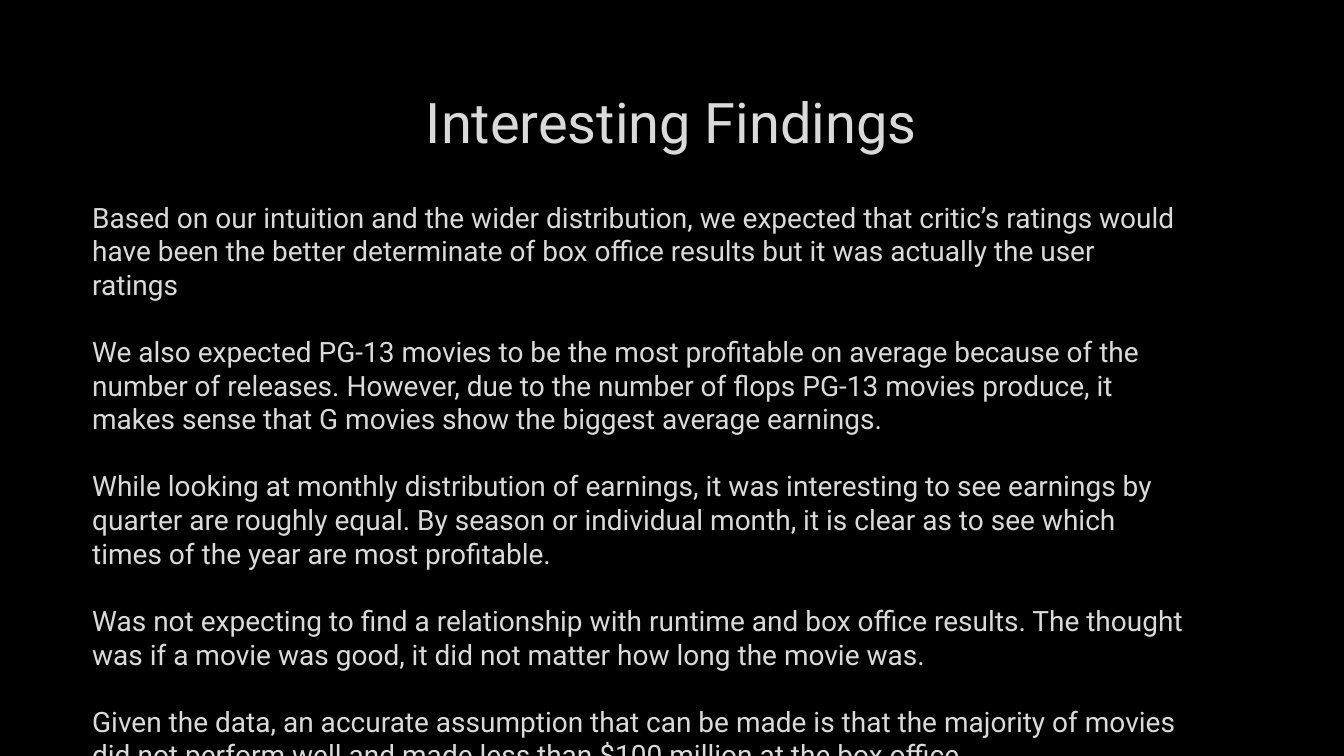
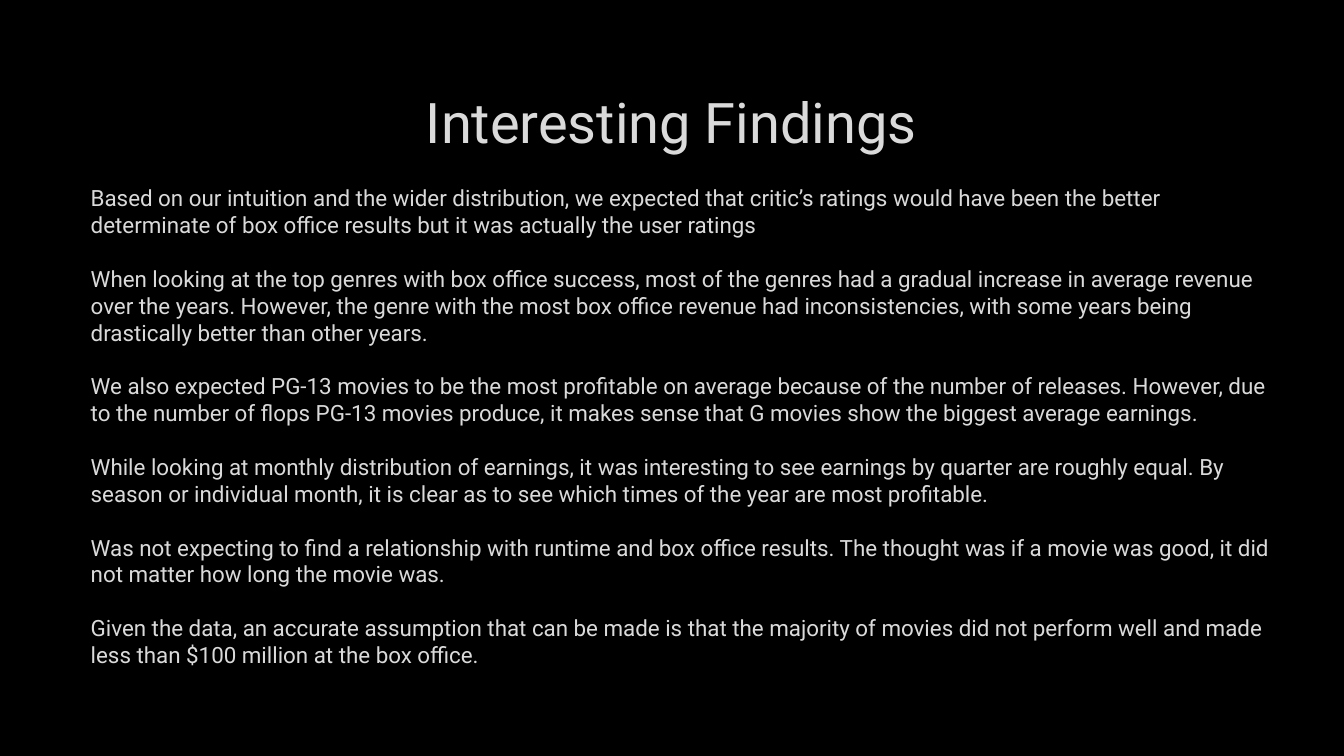
Before and after one commit to Mpalmese/ProjectRepo, a slide deck: slide 8 of Powerpoint/Presentation.pptx. Drawn at 1344x756 pixels with LibreOffice and Linux fonts; fonts in the diff are those of the drawing; background and template pictures are left out. Boxes give left, top, right and bottom in pixels: in the first picture for what was removed or moved away, otherwise in the second. Text is boxed around its words. In the diff, an @@ line names an element or a change of style, - is before the commit and + after.

```diff
--- a/Powerpoint/Presentation.pptx
+++ b/Powerpoint/Presentation.pptx
@@ text "Based on our intuition and ..." moved from (x1=92, y1=207, x2=1182, y2=738) to (x1=91, y1=189, x2=1269, y2=666) @@
@@ text at (x1=91, y1=189, x2=1269, y2=666): size 20 to 16 pt in "Based on our intuition and the wider ...", "We also expected PG-13 movies to be ...", "While looking at monthly distribution of earnings, ...", "Was not expecting to find a relationship ..." and 1 more places @@
@@ text at (x1=91, y1=270, x2=1253, y2=346): paragraph added @@
+When looking at the top genres with box office success, most of the genres had a gradual increase in average revenue over the years. However, the genre with the most box office revenue had inconsistencies, with some years being drastically better than other years.
```
Also in this commit, not shown: 2 other files.
